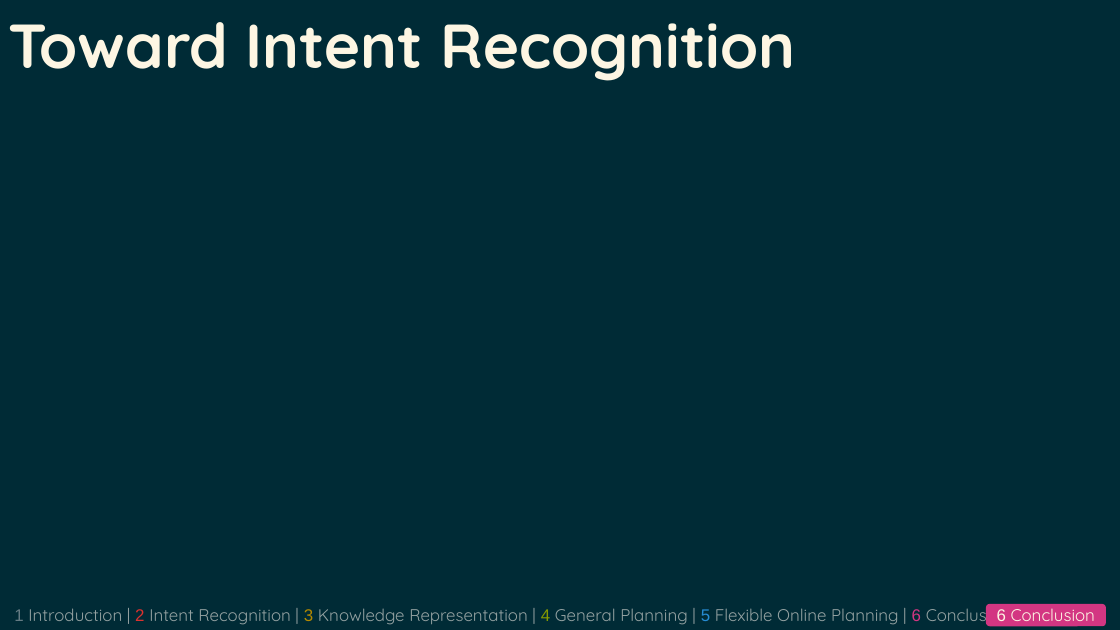
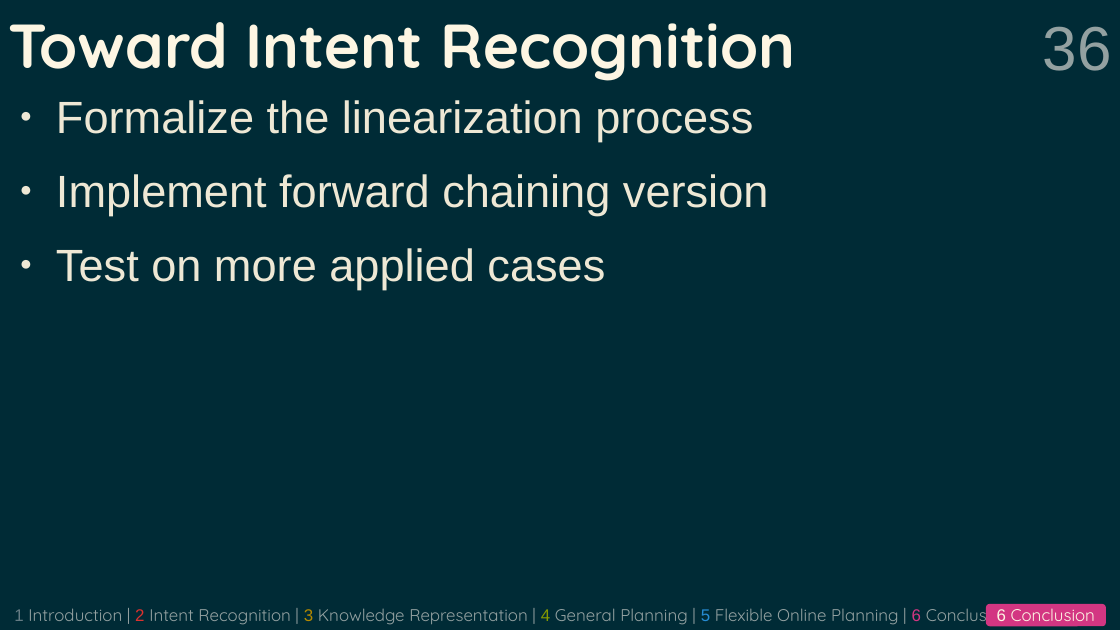
Before and after one commit to grea09/gennio, a slide deck: slide 36 of doc/defense.odp. Drawn at 1120x630 pixels with LibreOffice and Linux fonts; fonts in the diff are those of the drawing. Boxes give left, top, right and bottom in pixels: in the first picture for what was removed or moved away, otherwise in the second. Text is boxed around its words. In the diff, an @@ line names an element or a change of style, - is before the commit and + after.

```diff
--- a/doc/defense.odp
+++ b/doc/defense.odp
@@ page number added at box(1043, 26, 1112, 71), 44 pt, text #93A1A1 @@
+36
@@ text added at box(56, 100, 769, 290), 32 pt, text #EEE8D5 @@
+● Formalize the linearization process
+● Implement forward chaining version
+● Test on more applied cases
```
Also in this commit, not shown: 27 other slides changed, 3 other files.
